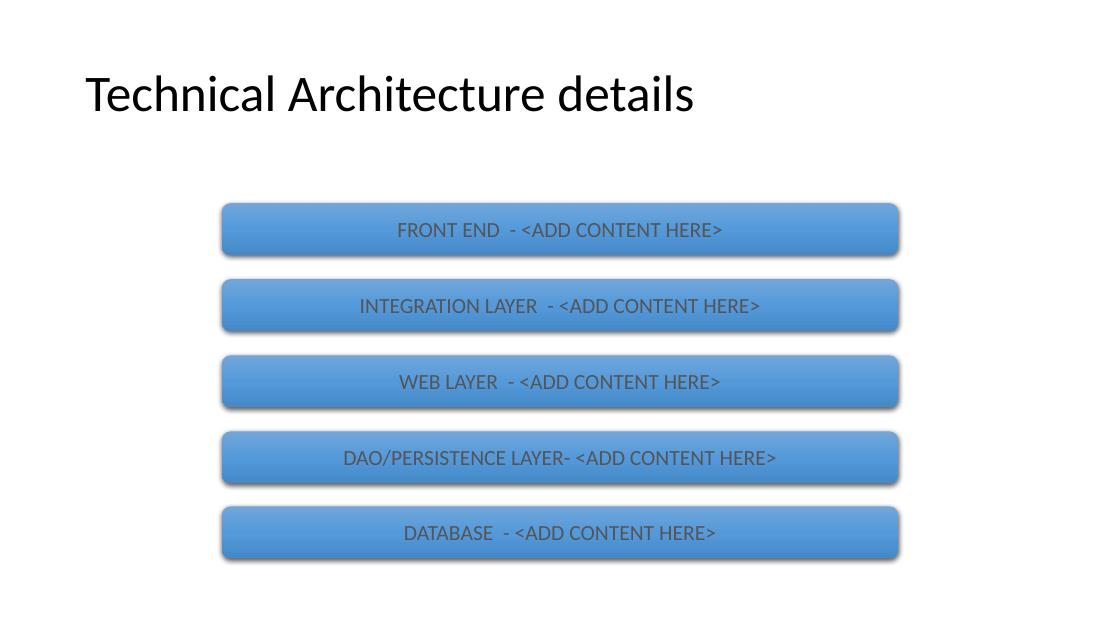
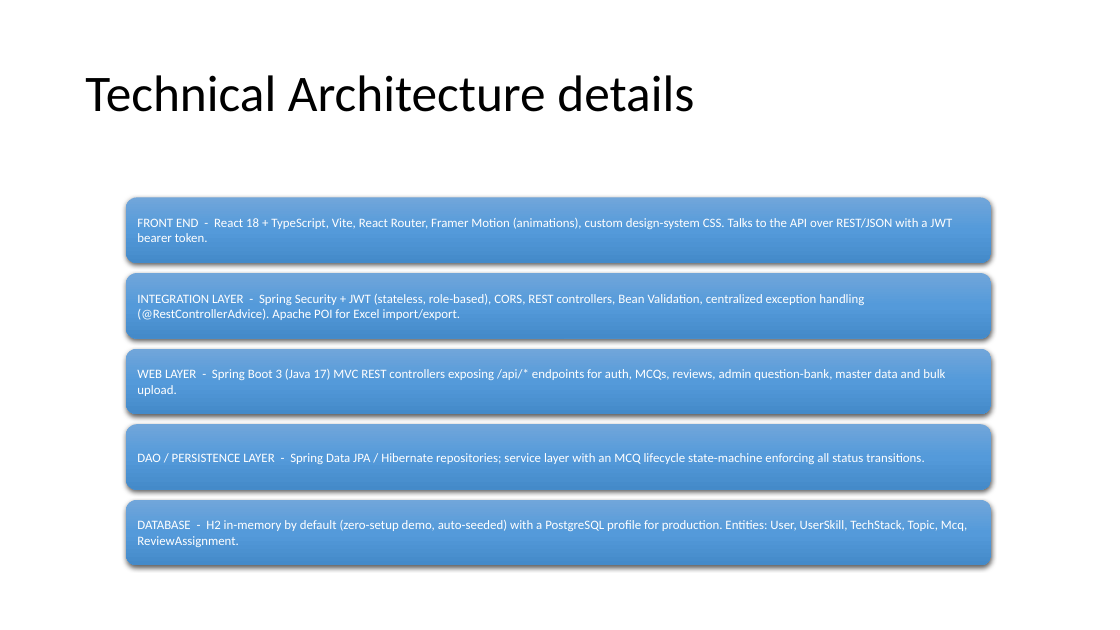
Before and after one commit to Rupesh-rkgit/HackathonJava, a slide deck: slide 6 of Level1_Submission_Template.pptx. Drawn at 1120x630 pixels with LibreOffice and Linux fonts; fonts in the diff are those of the drawing. Boxes give left, top, right and bottom in pixels: in the first picture for what was removed or moved away, otherwise in the second. Text is boxed around its words. In the diff, an @@ line names an element or a change of style, - is before the commit and + after.

Commit message:
docs: fill submission PPT architecture slides + add demo script and storyboard
- PPT slide 6 (Technical Architecture): FE / Integration / Web / DAO / Database layers
  with the actual frameworks used per layer
- PPT slide 8 (Software Architecture): layered-monolith + state-machine description,
  plus a text lifecycle diagram and ER model
- PPT slide 10 (Solution Description): what it does + what makes it different
- PPT slide 14 (Workflow & Deployment): run/deploy steps + 4 embedded app screenshots
- PPT slide 17 (Additional Data): stack, run commands, demo logins, testing, AI roadmap
- docs/DEMO_SCRIPT.md: timed (<=5 min) click-by-click recording script
- docs/screenshots/: storyboard captures of the running app

```diff
--- a/Level1_Submission_Template.pptx
+++ b/Level1_Submission_Template.pptx
@@ rounded rectangle "FRONT END - React 18 ..." resized from (x1=222, y1=203, x2=898, y2=255) to (x1=126, y1=197, x2=991, y2=263) @@
@@ text in rounded rectangle at (x1=137, y1=218, x2=952, y2=242): text changed; size 18.5 to 11 pt; text colour #555555 to #FFFFFF @@
-FRONT END - <ADD CONTENT HERE>
+FRONT END - React 18 + TypeScript, Vite, React Router, Framer Motion (animations), custom design-system CSS. Talks to the API over REST/JSON with a JWT bearer token.
@@ rounded rectangle "INTEGRATION LAYER - Spring Security ..." resized from (x1=222, y1=279, x2=898, y2=331) to (x1=126, y1=273, x2=991, y2=339) @@
@@ text in rounded rectangle at (x1=137, y1=294, x2=864, y2=320): text changed; size 18.5 to 11 pt; text colour #555555 to #FFFFFF @@
-INTEGRATION LAYER - <ADD CONTENT HERE>
+INTEGRATION LAYER - Spring Security + JWT (stateless, role-based), CORS, REST controllers, Bean Validation, centralized exception handling (@RestControllerAdvice). Apache POI for Excel import/export.
@@ rounded rectangle "WEB LAYER - Spring Boot ..." resized from (x1=222, y1=355, x2=898, y2=408) to (x1=126, y1=349, x2=991, y2=414) @@
@@ text in rounded rectangle at (x1=137, y1=369, x2=945, y2=396): text changed; size 18.5 to 11 pt; text colour #555555 to #FFFFFF @@
-WEB LAYER - <ADD CONTENT HERE>
+WEB LAYER - Spring Boot 3 (Java 17) MVC REST controllers exposing /api/* endpoints for auth, MCQs, reviews, admin question-bank, master data and bulk upload.
@@ rounded rectangle "DAO / PERSISTENCE LAYER - ..." resized from (x1=222, y1=432, x2=898, y2=484) to (x1=126, y1=424, x2=991, y2=490) @@
@@ text in rounded rectangle at (x1=137, y1=453, x2=924, y2=464): text changed; size 18.5 to 11 pt; text colour #555555 to #FFFFFF @@
-DAO/PERSISTENCE LAYER- <ADD CONTENT HERE>
+DAO / PERSISTENCE LAYER - Spring Data JPA / Hibernate repositories; service layer with an MCQ lifecycle state-machine enforcing all status transitions.
@@ rounded rectangle "DATABASE - H2 in-memory by ..." resized from (x1=222, y1=507, x2=898, y2=559) to (x1=126, y1=500, x2=991, y2=565) @@
@@ text in rounded rectangle at (x1=137, y1=520, x2=967, y2=547): text changed; size 18.5 to 11 pt; text colour #555555 to #FFFFFF @@
-DATABASE - <ADD CONTENT HERE>
+DATABASE - H2 in-memory by default (zero-setup demo, auto-seeded) with a PostgreSQL profile for production. Entities: User, UserSkill, TechStack, Topic, Mcq, ReviewAssignment.
```
Also in this commit, not shown: 4 other slides changed, 5 other files.
